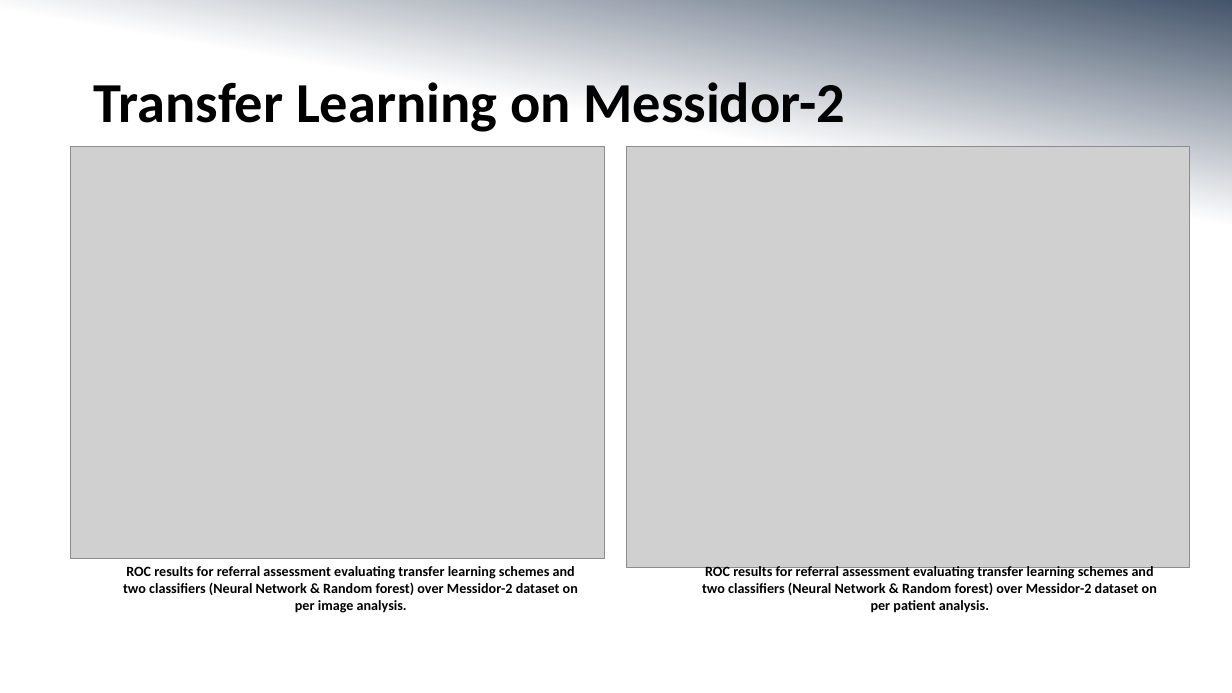
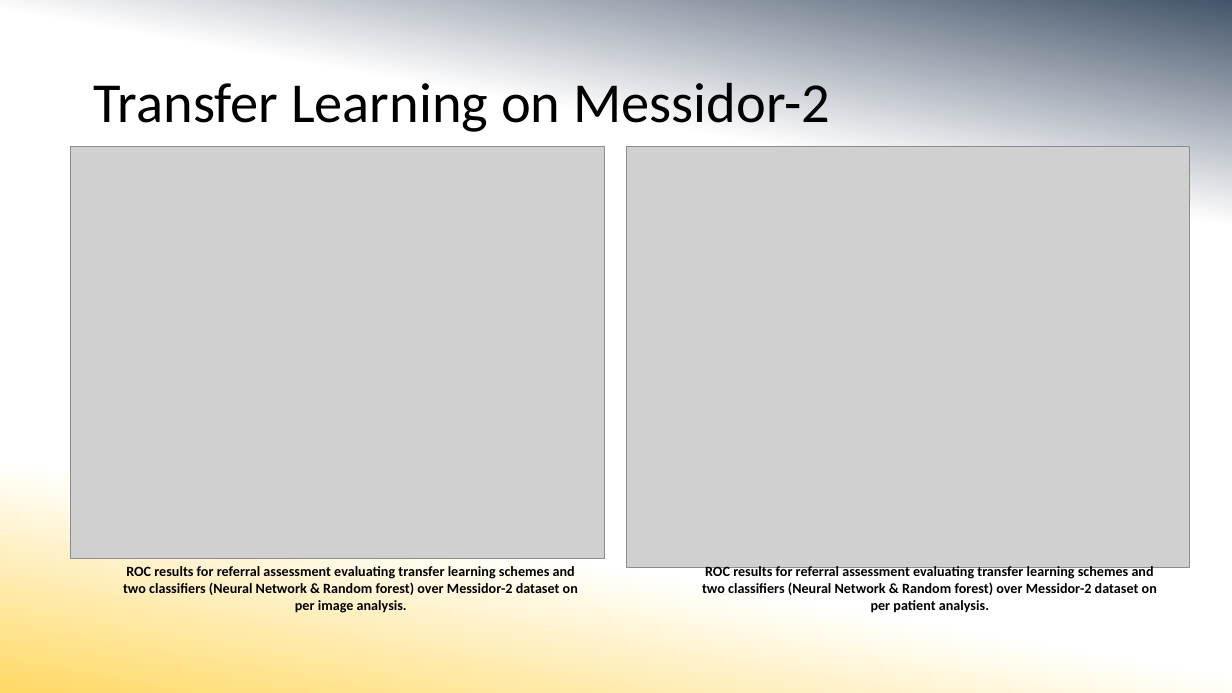
Before and after one commit to MorganMWJ/sem1020-paper-presentations, a slide deck: slide 15 of dr_slides.pptx (slide 14 before the commit). Drawn at 1232x693 pixels with LibreOffice and Linux fonts; fonts in the diff are those of the drawing; grey boxes stand for pictures. Boxes give left, top, right and bottom in pixels: in the first picture for what was removed or moved away, otherwise in the second. Text is boxed around its words. In the diff, an @@ line names an element or a change of style, - is before the commit and + after.

```diff
--- a/dr_slides.pptx
+++ b/dr_slides.pptx
@@ background gradient #44546A to #FFFFFF to gradient #44546A to #FFFFFF to #FFD966 @@
@@ title "Transfer Learning on Messidor-2" at box(94, 82, 830, 132): bold off @@
```
Also in this commit, not shown: 12 other slides changed, 2 slides added, 1 slide removed, 1 other file.
